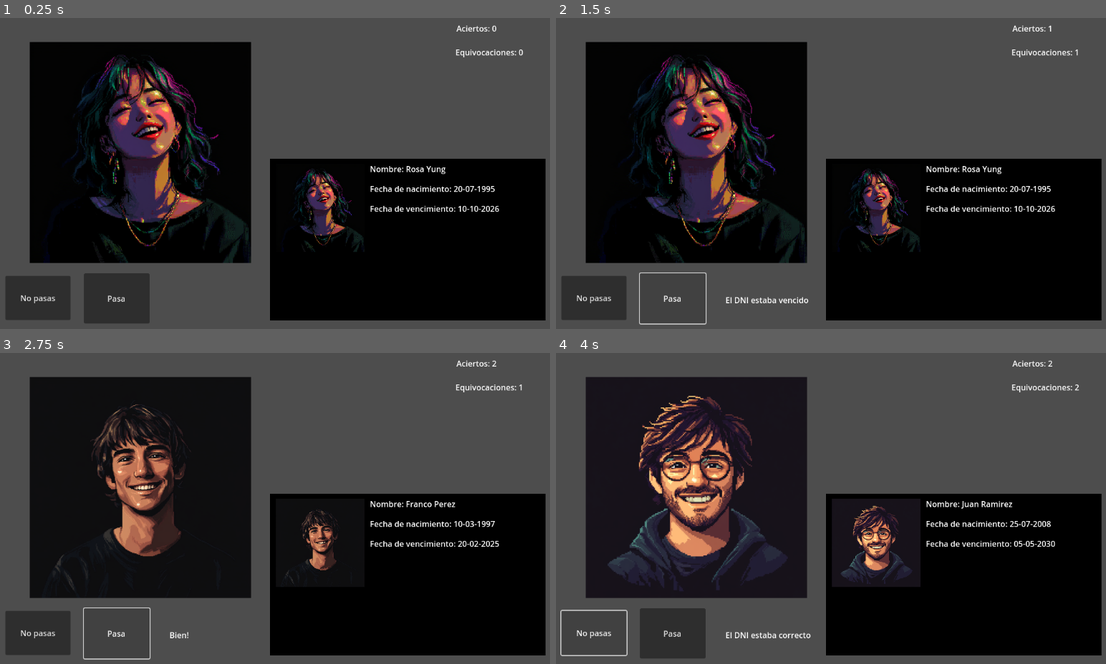
Above: before the commit, frames 1-4 (two rows, left to right).
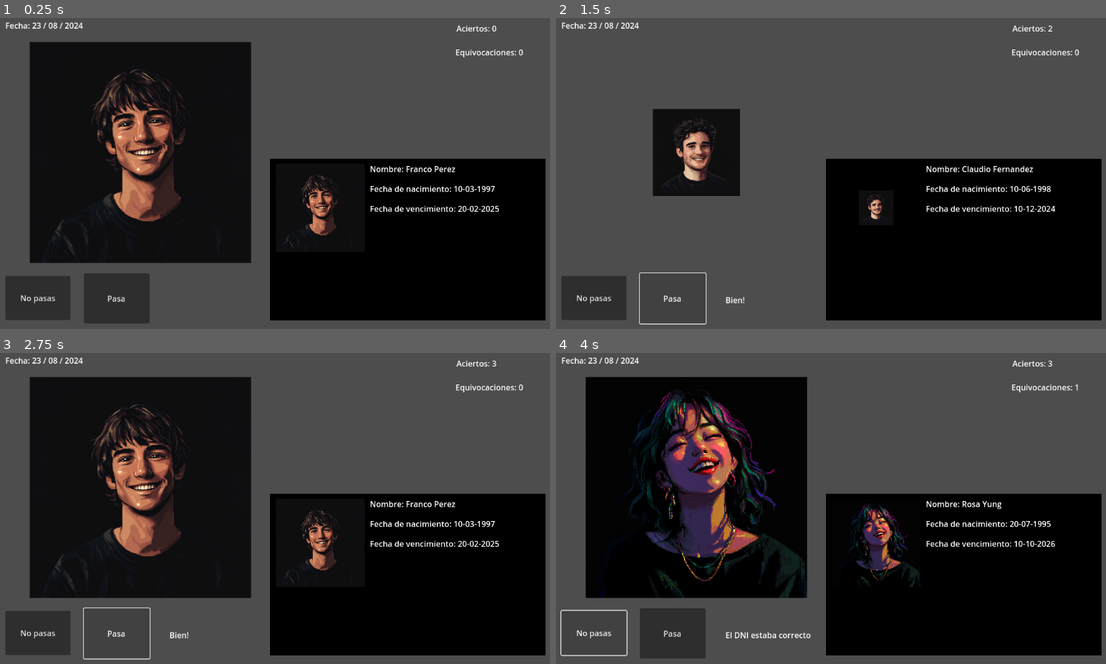
Above: after the commit, the same moments.

Repository: joacoague15/dni-en-mano
Game: Godot game, scene res://main_scene.tscn
Two runs of this game, one before a commit and one after it. Both use one fixed random seed, a clock stepped at 60 frames per second and the inputs below.
Inputs:
- Up to frame 1 (0.25 s): no input
- Up to frame 2 (1.5 s): click "Pasa" at 0.5 s; click "Pasa" at 1.25 s
- Up to frame 3 (2.75 s): click "Pasa" at 2 s
- Up to frame 4 (4 s): click "No pasas" at 2.75 s

The runs differ from the first frame. In frame 1, 8.2% of the frame differs, in the area x 1-91%, y 1-79%; in frame 2, 29%, in the area x 1-96%, y 1-92%; in frame 3, 0.2%; in frame 4, 16%.

Commit message:
Added more characters and date label, removed vector folder

Diff:
--- a/character_random_selector.gd
+++ b/character_random_selector.gd
@@ -11,7 +11,11 @@
 	{"name": "Victoria", "image": preload("res://characterImages/victoria.webp"), "problem": null, "dni": {"name": "Victoria Ramirez", "born_date": "25-07-1995", "due_date": "01-12-2028", "document_photo": preload("res://characterImages/victoria.webp")}},
 	{"name": "Juan", "image": preload("res://characterImages/juan.webp"), "problem": "born_date", "dni": {"name": "Juan Ramirez", "born_date": "25-07-2008", "due_date": "05-05-2030", "document_photo": preload("res://characterImages/juan.webp")}},
 	{"name": "Lucas", "image": preload("res://characterImages/lucas.webp"), "problem": "due_date", "dni": {"name": "Lucas Vitz", "born_date": "13-11-1997", "due_date": "14-03-2024", "document_photo": preload("res://characterImages/lucas.webp")}},
-	{"name": "Rosa", "image": preload("res://characterImages/rosa.webp"), "problem": null, "dni": {"name": "Rosa Yung", "born_date": "20-07-1995", "due_date": "10-10-2026", "document_photo": preload("res://characterImages/rosa.webp")}}
+	{"name": "Rosa", "image": preload("res://characterImages/rosa.webp"), "problem": null, "dni": {"name": "Rosa Yung", "born_date": "20-07-1995", "due_date": "10-10-2026", "document_photo": preload("res://characterImages/rosa.webp")}},
+	{"name": "Claudio", "image": preload("res://characterImages/claudio.webp"), "problem": null, "dni": {"name": "Claudio Fernandez", "born_date": "10-06-1998", "due_date": "10-12-2024", "document_photo": preload("res://characterImages/claudio.webp")}},
+	{"name": "Gerardo", "image": preload("res://characterImages/gerardo.webp"), "problem": null, "dni": {"name": "Gerardo Gonzalez", "born_date": "01-05-1999", "due_date": "10-01-2025", "document_photo": preload("res://characterImages/gerardo.webp")}},
+	{"name": "Romina", "image": preload("res://characterImages/romina.webp"), "problem": "due_date", "dni": {"name": "Romina Gomez", "born_date": "01-05-1996", "due_date": "10-07-2024", "document_photo": preload("res://characterImages/romina.webp")}},
+	{"name": "Valentina", "image": preload("res://characterImages/valentina.webp"), "problem": null, "dni": {"name": "Valentina Gomez", "born_date": "01-05-1996", "due_date": "10-07-2025", "document_photo": preload("res://characterImages/valentina.webp")}}
 ]
 
 var current_videogame_date = "23-08-2024"
--- a/main_scene.tscn
+++ b/main_scene.tscn
@@ -88,5 +88,12 @@
 offset_right = -182.0
 offset_bottom = 258.0
 
+[node name="CurrentDateLabel" type="Label" parent="."]
+offset_left = -552.0
+offset_top = -318.0
+offset_right = -396.0
+offset_bottom = -295.0
+text = "Fecha: 23 / 08 / 2024"
+
 [connection signal="pressed" from="AcceptButton" to="." method="_on_accept_button_pressed"]
 [connection signal="pressed" from="RejectButton" to="." method="_on_reject_button_pressed"]
Binary file added: characterImages/claudio.webp
Not shown, added: characterImages/claudio.webp.import
Binary file added: characterImages/gerardo.webp
Not shown, changed: characterImages/gerardo.webp.import
Binary file added: characterImages/romina.webp
Not shown, changed: characterImages/romina.webp.import
Binary file added: characterImages/valentina.webp
Not shown, changed: characterImages/valentina.webp.import
Not shown, removed: characterVectors/julieta.svg
Not shown, removed: characterVectors/marcos.svg
Not shown, removed: characterVectors/sofia.svg
Not shown, added: export_presets.cfg
